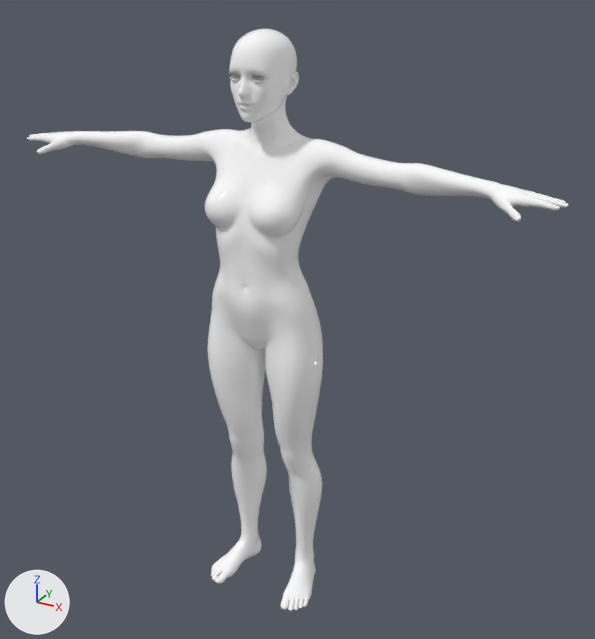
An edit to the FBX model Assets/#MYASSET/自作素材/モデル/人/femail_stand.fbx, drawn before and after from the same camera.
The view is the same before and after, from a 50 mm lens placed at (1.187, -1.959, 1.971), pointed at (0.075, 0.063, 0.96). The axes (+X, +Y, +Z) are drawn at lower left. The lights are the same throughout.

Names of what the first picture shows: 'M3DFemale_LOD0'.
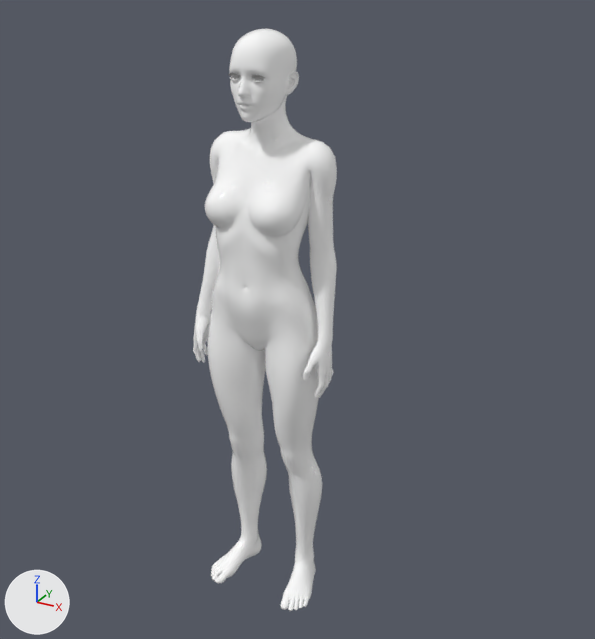
The newer file adds an action. The first version stands in its rest pose; the second is drawn at frame 1 of the action 'M3DFemale|®®aa'.

What differs and where, as boxes [x1, y1, x2, y2] in the pictures (595 x 639 px):
'M3DFemale_LOD0', posed (73% narrower): before [27, 28, 569, 611]; after [193, 28, 337, 611]
bone 'lShldrBend', root to tip: before (318, 158) to (319, 112); after (318, 158) to (360, 157)
bone 'lThumb3', root to tip: before (513, 213) to (514, 200); after (307, 371) to (316, 372)
bone 'lIndex2', root to tip: before (541, 204) to (542, 195); after (321, 385) to (327, 389)
bone 'lMid2', root to tip: before (548, 200) to (549, 190); after (324, 385) to (332, 389)
bone 'lRing2', root to tip: before (546, 199) to (548, 190); after (328, 379) to (334, 382)
bone 'lPinky2', root to tip: before (541, 197) to (542, 191); after (332, 371) to (337, 373)
bone 'rShldrBend', root to tip: before (228, 147) to (226, 103); after (228, 147) to (190, 137)
bone 'rThumb3', root to tip: before (45, 148) to (44, 139); after (199, 340) to (190, 338)
bone 'rIndex2', root to tip: before (38, 138) to (37, 131); after (195, 349) to (190, 349)
bone 'rMid2', root to tip: before (41, 135) to (40, 127); after (199, 348) to (192, 348)
bone 'rRing2', root to tip: before (48, 135) to (48, 128); after (202, 343) to (197, 343)

The change in detail:
Bone 'lShldrBend' (bone_lshldrbend) turns from (0, 0, 0) to (0, 0, -82) degrees about its own x, y and z.
Bone 'lThumb3' (bone_lthumb3) turns from (0, 0, 0) to (5, 33, 2) degrees about its own x, y and z.
Bone 'lIndex2' (bone_lindex2) moves from (0.0, 0.0, 0.0) to (0.0, -0.1, 0.0).
Bone 'lIndex2' (bone_lindex2) turns from (0, 0, 0) to (0, 0, -25) degrees about its own x, y and z.
Bone 'lMid2' (bone_lmid2) moves from (0.0, 0.0, 0.0) to (0.0, -0.5, 0.0).
Bone 'lMid2' (bone_lmid2) turns from (0, 0, 0) to (0, 0, -25) degrees about its own x, y and z.
Bone 'lRing2' (bone_lring2) moves from (0.0, 0.0, 0.0) to (0.0, -0.1, 0.0).
Bone 'lRing2' (bone_lring2) turns from (0, 0, 0) to (0, 0, -25) degrees about its own x, y and z.
Bone 'lPinky2' (bone_lpinky2) moves from (0.0, 0.0, 0.0) to (0.0, 0.7, 0.0).
Bone 'lPinky2' (bone_lpinky2) turns from (0, 0, 0) to (0, 0, -25) degrees about its own x, y and z.
Bone 'rShldrBend' (bone_rshldrbend) turns from (0, 0, 0) to (6, -2, 80) degrees about its own x, y and z.
Bone 'rThumb3' (bone_rthumb3) turns from (0, 0, 0) to (5, -25, -1) degrees about its own x, y and z.
Bone 'rIndex2' (bone_rindex2) moves from (0.0, 0.0, 0.0) to (0.0, 0.1, 0.0).
Bone 'rIndex2' (bone_rindex2) turns from (0, 0, 0) to (0, 0, 22) degrees about its own x, y and z.
Bone 'rMid2' (bone_rmid2) moves from (0.0, 0.0, 0.0) to (-0.1, -0.3, 0.0).
Bone 'rMid2' (bone_rmid2) turns from (0, 0, 0) to (0, 0, 22) degrees about its own x, y and z.
Bone 'rRing2' (bone_rring2) turns from (0, 0, 0) to (0, 0, 22) degrees about its own x, y and z.
